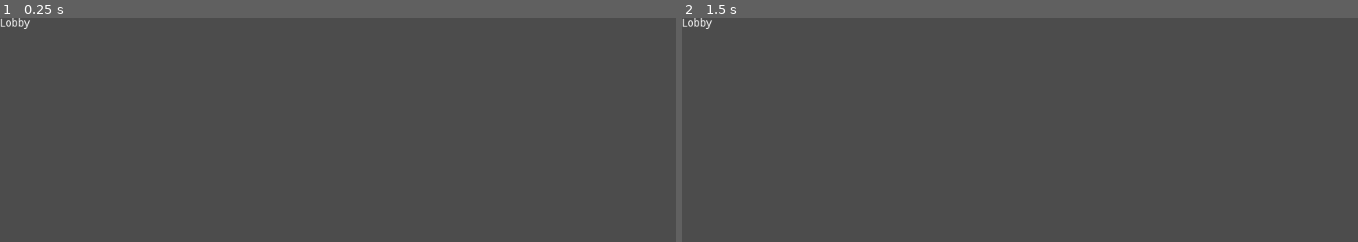
Above: before the commit, frames 1-2 (left to right).
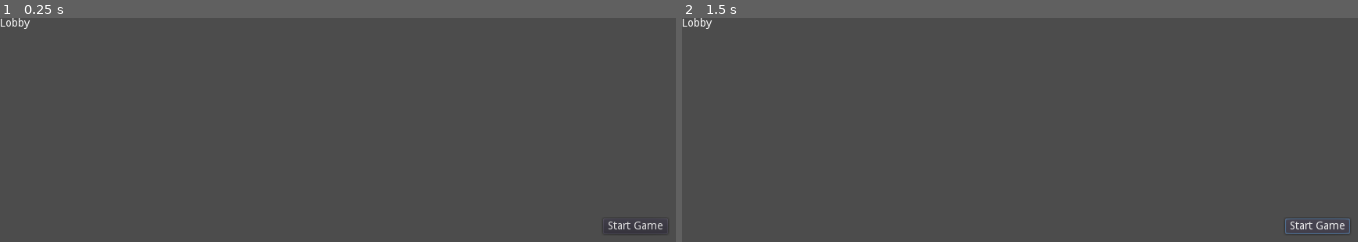
Above: after the commit, the same moments.

Repository: Wavesonics/GodotClientServer
Game: Godot game, scene res://client/lobby/ClientLobby.tscn
Same seed, same stepped clock (60 frames per second), same inputs: the game is played once before the commit and once after it. This scene is started directly instead of the project's main scene.
Inputs (mouse positions are in pixels of both pictures, inside the frame that each line leads up to):
- Up to frame 1 (0.25 s): no input
- Up to frame 2 (1.5 s): click (1317, 226) at 0.5 s, where only the run after the commit has a clickable "Start Game"; click (1317, 226) at 1.25 s, where only the run after the commit has a clickable "Start Game"

The runs differ from the first frame. In frame 1, 0.2% of the frame differs, in the area x 89-99%, y 90-96%; in frame 2, 0.3%, in the area x 89-99%, y 89-97%.

Commit message:
Almost have the "game" working

Diff:
--- a/Game.gd
+++ /dev/null
@@ -1,4 +0,0 @@
-extends Node2D
-
-func _ready():
-	pass
--- /dev/null
+++ b/client/game/ClientGame.gd
@@ -0,0 +1,4 @@
+extends "res://common/game/Game.gd"
+
+func _ready():
+	pass
--- /dev/null
+++ b/client/game/ClientGame.tscn
@@ -0,0 +1,7 @@
+[gd_scene load_steps=3 format=2]
+
+[ext_resource path="res://common/game/Game.tscn" type="PackedScene" id=1]
+[ext_resource path="res://client/game/ClientGame.gd" type="Script" id=2]
+
+[node name="Game" instance=ExtResource( 1 )]
+script = ExtResource( 2 )
--- a/client/lobby/ClientLobby.gd
+++ b/client/lobby/ClientLobby.gd
@@ -1,4 +1,10 @@
 extends "res://common/lobby/Lobby.gd"
 
 func _ready():
-	print("Client setup")
+	ClientNetwork.connect("start_game", self, "on_start_game")
+
+func _on_StartButton_pressed():
+	ClientNetwork.start_game()
+
+func on_start_game():
+	get_tree().change_scene("res://client/game/ClientGame.tscn")
--- a/client/lobby/ClientLobby.tscn
+++ b/client/lobby/ClientLobby.tscn
@@ -5,3 +5,14 @@
 
 [node name="Lobby" instance=ExtResource( 1 )]
 script = ExtResource( 2 )
+
+[node name="StartButton" type="Button" parent="." index="2"]
+margin_left = 772.0
+margin_top = 257.0
+margin_right = 855.0
+margin_bottom = 277.0
+text = "Start Game"
+__meta__ = {
+"_edit_use_anchors_": false
+}
+[connection signal="pressed" from="StartButton" to="." method="_on_StartButton_pressed"]
--- a/common/game/Game.gd
+++ b/common/game/Game.gd
@@ -1,4 +1,41 @@
 extends Node2D
 
 func _ready():
-	pass
+	print("Entering game")
+	get_tree().paused = true
+
+	pre_configure()
+
+
+func pre_configure():
+	var order := 0
+	for playerId in GameData.players:
+		spawn_player(playerId, order)
+		++order
+
+	if not get_tree().is_network_server():
+		# Report that this client is done
+		rpc_id(ServerNetwork.SERVER_ID, "on_client_ready", get_tree().get_network_unique_id())
+
+func spawn_player(playerId, order):
+	print("Creating player game object")
+	var player = GameData.players[playerId]
+
+	var playerName = player[GameData.PLAYER_NAME]
+
+	var scene = preload("res://common/game/Player.tscn")
+
+	var node = scene.instance()
+	node.set_network_master(playerId)
+	node.set_name(str(playerId))
+
+	node.position.x = 100 * order
+	node.position.y = 100
+	node.set_player_name(playerName)
+
+	add_child(node)
+
+
+remotesync func on_pre_configure_complete():
+	print("All clients are configured. Starting the game.")
+	get_tree().paused = false
--- a/common/game/Game.tscn
+++ b/common/game/Game.tscn
@@ -1,6 +1,7 @@
 [gd_scene load_steps=2 format=2]
 
-[ext_resource path="res://Game.gd" type="Script" id=1]
+[ext_resource path="res://common/game/Game.gd" type="Script" id=1]
+
 
 [node name="Game" type="Node2D"]
 script = ExtResource( 1 )
--- a/common/game/Player.gd
+++ b/common/game/Player.gd
@@ -1,6 +1,6 @@
 extends KinematicBody2D
 
-const SPEED := 50.0
+const SPEED := 1.0
 
 puppet func network_update(position: Vector2):
 	self.position = position
@@ -19,5 +19,7 @@
 
 		velocity = move_and_slide(velocity)
 
+		rpc_unreliable("network_update", self.position)
 
-		rpc_unreliable("network_update", self.position)
+func set_player_name(playerName: String):
+	$NameLabel.text = playerName
--- a/common/game/Player.tscn
+++ b/common/game/Player.tscn
@@ -16,3 +16,13 @@
 margin_top = -20.0
 margin_right = 20.0
 margin_bottom = 20.0
+
+[node name="NameLabel" type="Label" parent="."]
+margin_left = -30.0
+margin_top = 40.0
+margin_right = 116.0
+margin_bottom = 90.0
+text = "Name"
+__meta__ = {
+"_edit_use_anchors_": false
+}
--- a/common/lobby/Lobby.gd
+++ b/common/lobby/Lobby.gd
@@ -5,7 +5,7 @@
 	ClientNetwork.connect("remove_player", self, "remove_player")
 
 func create_player(playerId: int):
-	print("Creating player game object")
+	print("Creating player in lobby")
 	#var player = GameData.players[playerId]
 	var namePlateScene = preload("res://common/lobby/NamePlate.tscn")
 
--- a/entry/Entry.gd
+++ b/entry/Entry.gd
@@ -14,4 +14,4 @@
 	else:
 		print("Could not detect application type! Defaulting to client.")
 		get_tree().change_scene("res://client/ClientEntry.tscn")
-		#get_tree().change_scene("res://server/GameServer.tscn")
+		#get_tree().change_scene("res://server/ServerEntry.tscn")
--- a/networking/ClientNetwork.gd
+++ b/networking/ClientNetwork.gd
@@ -1,13 +1,14 @@
 extends "BaseNetwork.gd"
 
 signal create_player
+signal start_game
 
-var playerName: String
+var localPlayerName: String
 
 func join_game(serverIp: String, playerName: String) -> bool:
 	get_tree().connect('connected_to_server', self, 'on_connected_to_server')
 
-	self.playerName = playerName
+	self.localPlayerName = playerName
 
 	var peer = NetworkedMultiplayerENet.new()
 	var result = peer.create_client(serverIp, SERVER_PORT)
@@ -23,7 +24,7 @@
 	print("Connected to server.")
 	var playerId = get_tree().get_network_unique_id()
 
-	ServerNetwork.register_self(playerId, self.playerName)
+	ServerNetwork.register_self(playerId, self.localPlayerName)
 	#
 	#self.broadcast_register_player(playerId, playerName)
 
@@ -39,3 +40,9 @@
 	GameData.add_player(playerId, playerName)
 	emit_signal("create_player", playerId)
 	print("Total players: %d" % GameData.players.size())
+
+func start_game():
+	rpc("on_start_game")
+
+remotesync func on_start_game():
+	emit_signal("start_game")
--- a/server/ServerEntry.gd
+++ b/server/ServerEntry.gd
@@ -3,4 +3,4 @@
 # Do any server specific setup here
 # Then open a lobby and start listening for users
 func _ready():
-	get_tree().change_scene("res://server/screens/lobby/ServerLobby.tscn")
+	get_tree().change_scene("res://server/lobby/ServerLobby.tscn")
--- /dev/null
+++ b/server/game/ServerGame.gd
@@ -0,0 +1,17 @@
+extends "res://common/game/Game.gd"
+
+var unreadyPlayers = Dictionary()
+
+func _ready():
+	for playerId in GameData.players:
+		unreadyPlayers[playerId] = playerId
+
+remote func on_client_ready(playerId):
+	print("client ready: %s" % playerId)
+	unreadyPlayers.erase(playerId)
+	print("Still waiting on %d players" % unreadyPlayers.size())
+
+	# All clients are done, unpause the game
+	if unreadyPlayers.empty():
+		print("Starting the game")
+		rpc("on_pre_configure_complete")
--- /dev/null
+++ b/server/game/ServerGame.tscn
@@ -0,0 +1,7 @@
+[gd_scene load_steps=3 format=2]
+
+[ext_resource path="res://common/game/Game.tscn" type="PackedScene" id=1]
+[ext_resource path="res://server/game/ServerGame.gd" type="Script" id=2]
+
+[node name="Game" instance=ExtResource( 1 )]
+script = ExtResource( 2 )
--- /dev/null
+++ b/server/lobby/ServerLobby.gd
@@ -0,0 +1,13 @@
+extends "res://common/lobby/Lobby.gd"
+
+func _ready():
+	if not ServerNetwork.host_game():
+		print("Failed to start server, shutting down.")
+		get_tree().quit()
+		return
+
+	ClientNetwork.connect("start_game", self, "on_start_game")
+
+
+func on_start_game():
+	get_tree().change_scene("res://server/game/ServerGame.tscn")
--- /dev/null
+++ b/server/lobby/ServerLobby.tscn
@@ -0,0 +1,8 @@
+[gd_scene load_steps=3 format=2]
+
+[ext_resource path="res://common/lobby/Lobby.tscn" type="PackedScene" id=1]
+[ext_resource path="res://server/lobby/ServerLobby.gd" type="Script" id=2]
+
+
+[node name="Lobby" instance=ExtResource( 1 )]
+script = ExtResource( 2 )
--- a/server/screens/lobby/ServerLobby.gd
+++ /dev/null
@@ -1,6 +0,0 @@
-extends "res://common/lobby/Lobby.gd"
-
-func _ready():
-	if not ServerNetwork.host_game():
-		print("Failed to start server, shutting down.")
-		get_tree().quit()
--- a/server/screens/lobby/ServerLobby.tscn
+++ /dev/null
@@ -1,7 +0,0 @@
-[gd_scene load_steps=3 format=2]
-
-[ext_resource path="res://common/lobby/Lobby.tscn" type="PackedScene" id=1]
-[ext_resource path="res://server/screens/lobby/ServerLobby.gd" type="Script" id=2]
-
-[node name="Lobby" instance=ExtResource( 1 )]
-script = ExtResource( 2 )
Not shown, changed: export_presets.cfg
Not shown, added: export/client/ServerTest.exe
Not shown, added: export/client/ServerTest.pck
Not shown, changed: export/server/Server.pck
